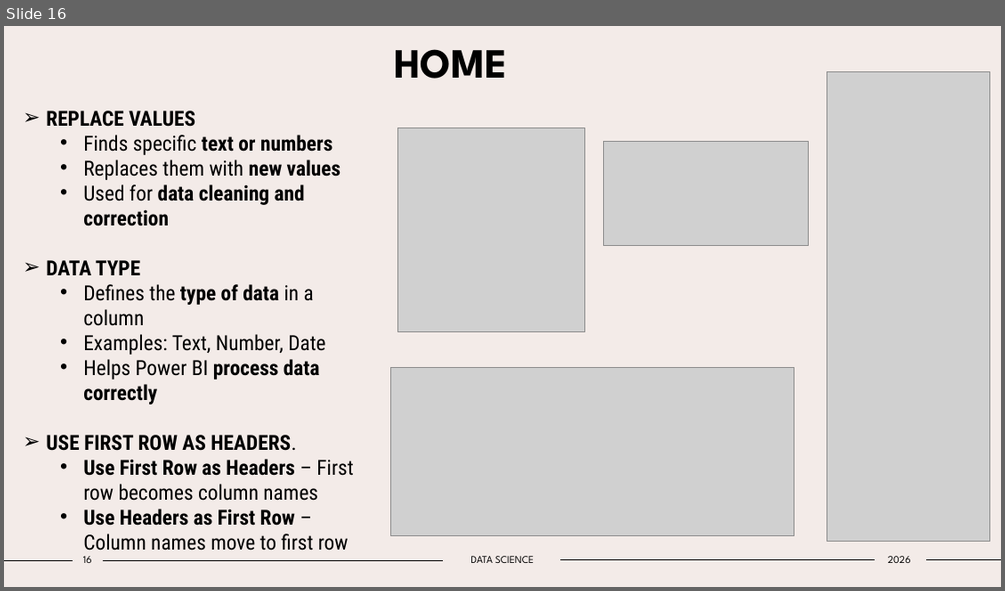
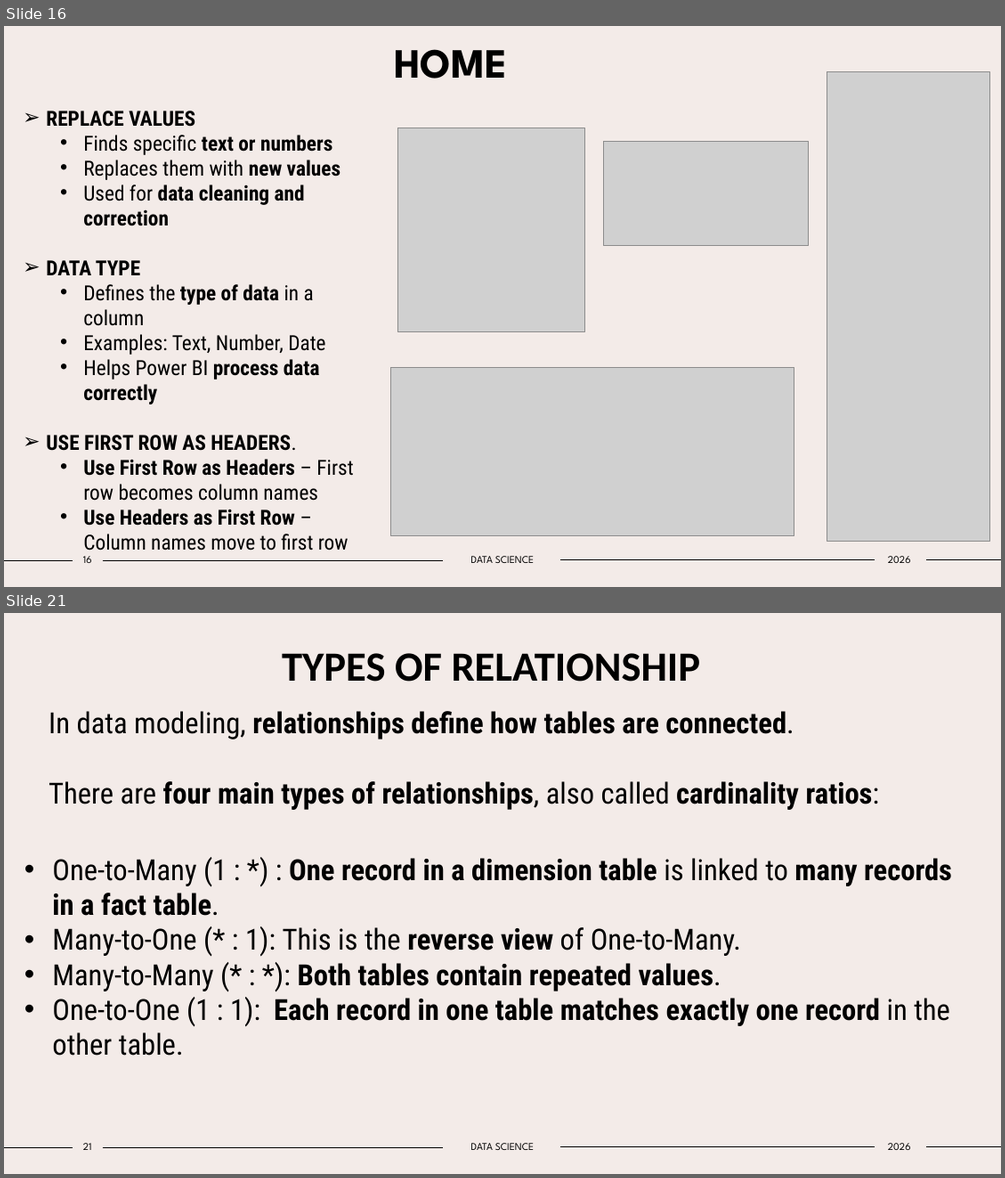
Before and after one commit to Tejas-Santosh-Nalawade/Data-Science-Internship, a slide deck: PPT/POWER_BI.pptx. Shown one above the other, each under a label of ours: slide 16 before the commit, slides 16 and 21 after it; the slides between them are not shown. The pictures are 1005x591 and 1005x1178 pixels, drawn with LibreOffice and Linux fonts; fonts in the diff are those of the drawing; grey boxes stand for pictures. Boxes give left, top, right and bottom in pixels: in the first picture for what was removed or moved away, otherwise in the second. Text is boxed around its words. In the diff, an @@ line names an element or a change of style, - is before the commit and + after.

Commit message:
Week 2 AND Week 3 work Data Modeling and DAX and Power BI

```diff
--- a/PPT/POWER_BI.pptx
+++ b/PPT/POWER_BI.pptx
@@ slide 21 added at (x1=4, y1=613, x2=1001, y2=1174), background #F3EBE8; not listed: 4 template elements that a slide beside it also shows @@
@@ title added at (x1=282, y1=653, x2=701, y2=682), 40 pt, text #000000, bold @@
+TYPES OF RELATIONSHIP
@@ text added at (x1=48, y1=711, x2=880, y2=810), 28 pt, text #000000, bold @@
+  In data modeling, relationships define how tables are connected.
+  There are four main types of relationships, also called cardinality ratios:
@@ text added at (x1=52, y1=857, x2=952, y2=1055), 28 pt, text #000000, bold @@
+• One-to-Many (1 : *) : One record in a dimension table is linked to many records in a fact table.
+• Many-to-One (* : 1): This is the reverse view of One-to-Many.
+• Many-to-Many (* : *): Both tables contain repeated values.
+• One-to-One (1 : 1): Each record in one table matches exactly one record in the other table.
@@ page number added at (x1=83, y1=1143, x2=92, y2=1150), 10 pt, text #000000 @@
+21
@@ text added at (x1=471, y1=1143, x2=534, y2=1150), 10 pt, text #000000 @@
+DATA SCIENCE
@@ text added at (x1=888, y1=1143, x2=911, y2=1150), 10 pt, text #000000 @@
+2026
```
Also in this commit, not shown: 2 slides changed, 12 other slides added, 10 other files.
